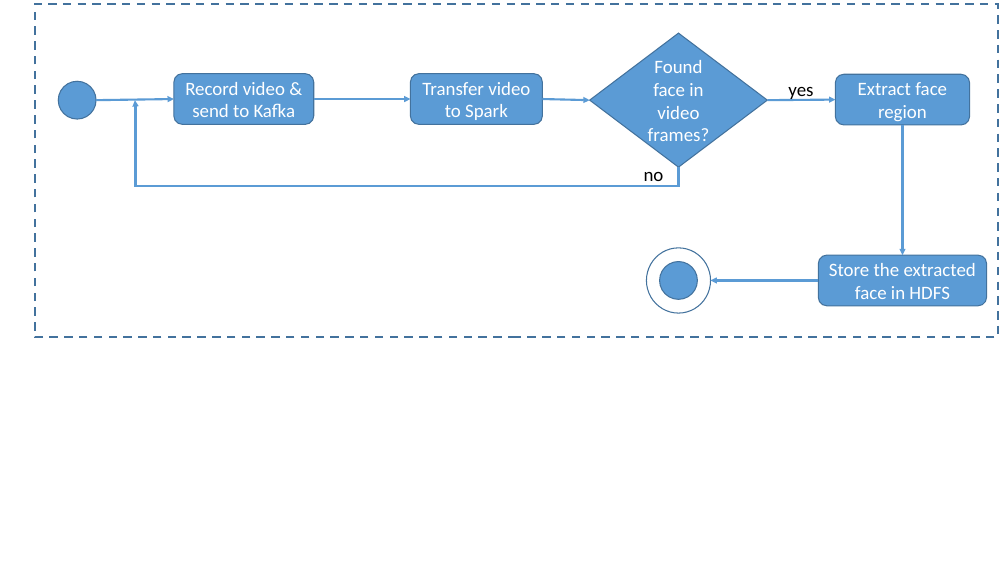
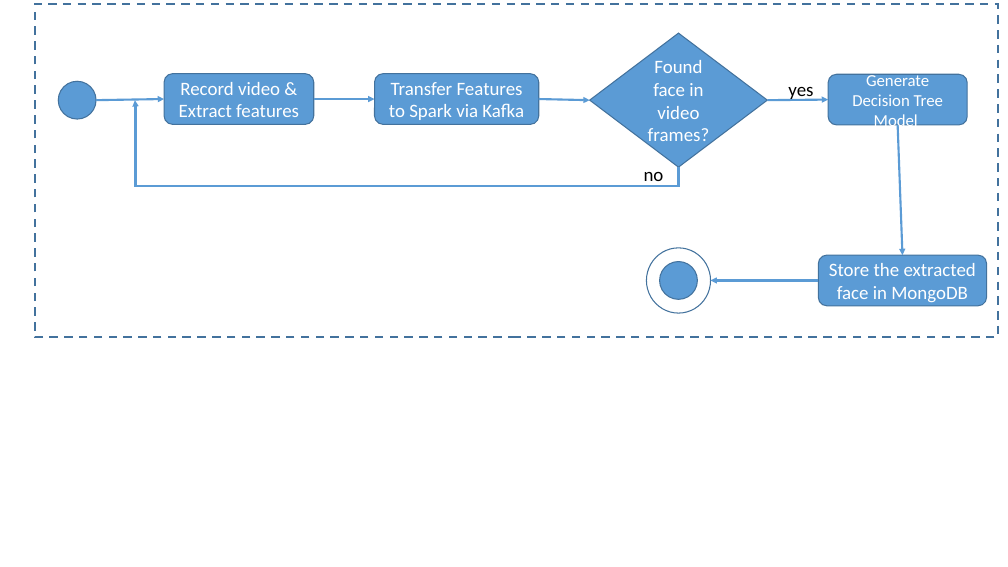
Before and after one commit to npdarsiniOrg/Intuitive-Detective-System, a slide deck: slide 2 of Documentation/Architecture.pptx. Drawn at 1008x567 pixels with LibreOffice and Linux fonts; fonts in the diff are those of the drawing. Boxes give left, top, right and bottom in pixels: in the first picture for what was removed or moved away, otherwise in the second. Text is boxed around its words. In the diff, an @@ line names an element or a change of style, - is before the commit and + after.

```diff
--- a/Documentation/Architecture.pptx
+++ b/Documentation/Architecture.pptx
@@ rounded rectangle "Record video & Extract features": place and size @@
-rounded rectangle "Record video & Extract features" at box(174, 73, 314, 124)
+rounded rectangle "Record video & Extract features" at box(164, 73, 314, 124)
@@ text in rounded rectangle at box(179, 82, 299, 117): text changed @@
-Record video & send to Kafka
+Record video & Extract features
@@ rounded rectangle "Transfer Features to Spark via ...": place and size @@
-rounded rectangle "Transfer Features to Spark via ..." at box(411, 73, 543, 124)
+rounded rectangle "Transfer Features to Spark via ..." at box(374, 73, 538, 124)
@@ text in rounded rectangle at box(389, 82, 524, 120): text changed @@
-Transfer video to Spark
+Transfer Features to Spark via Kafka
@@ rounded rectangle "Generate Decision Tree Model": place and size @@
-rounded rectangle "Generate Decision Tree Model" at box(836, 74, 969, 125)
+rounded rectangle "Generate Decision Tree Model" at box(828, 74, 967, 125)
@@ text in rounded rectangle at box(852, 72, 943, 130): text changed; size 18 to 16 pt @@
-Extract face region
+Generate Decision Tree Model
@@ arrow moved from (96, 100) - (174, 99) to (96, 100) - (164, 99) @@
@@ arrow moved from (314, 99) - (411, 99) to (314, 99) - (374, 99) @@
@@ arrow moved from (542, 99) - (590, 100) to (539, 99) - (590, 100) @@
@@ arrow moved from (768, 100) - (836, 100) to (768, 100) - (828, 100) @@
@@ arrow moved from (903, 125) - (903, 256) to (898, 125) - (903, 256) @@
@@ text in rounded rectangle at box(829, 263, 976, 302): text changed @@
-Store the extracted face in HDFS
+Store the extracted face in MongoDB
```
Also in this commit, not shown: 4 other slides changed, 2 other files.
